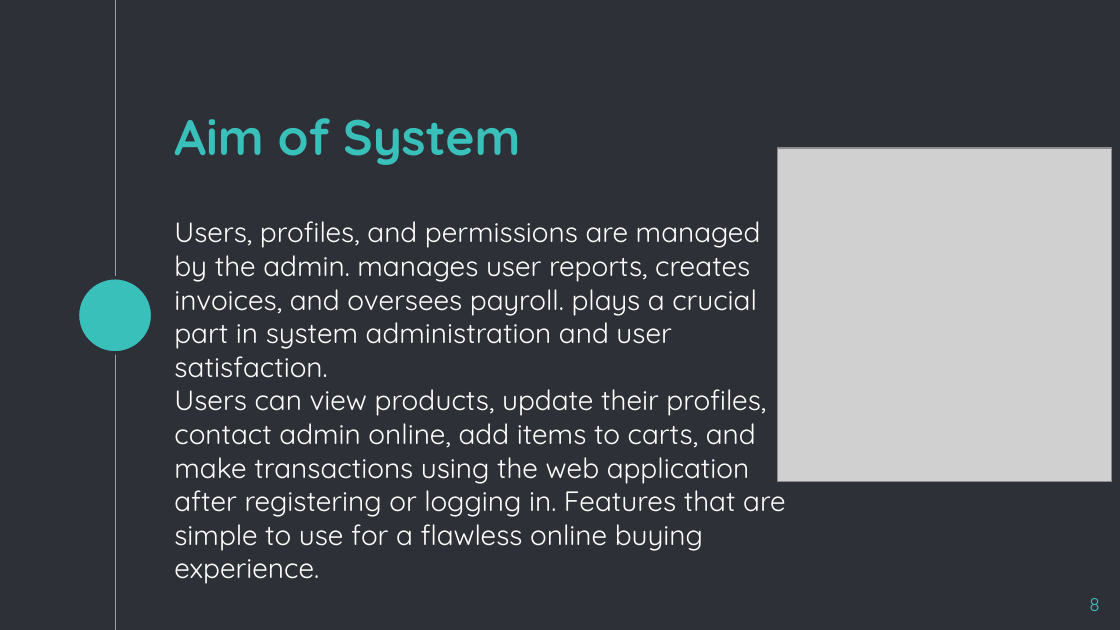
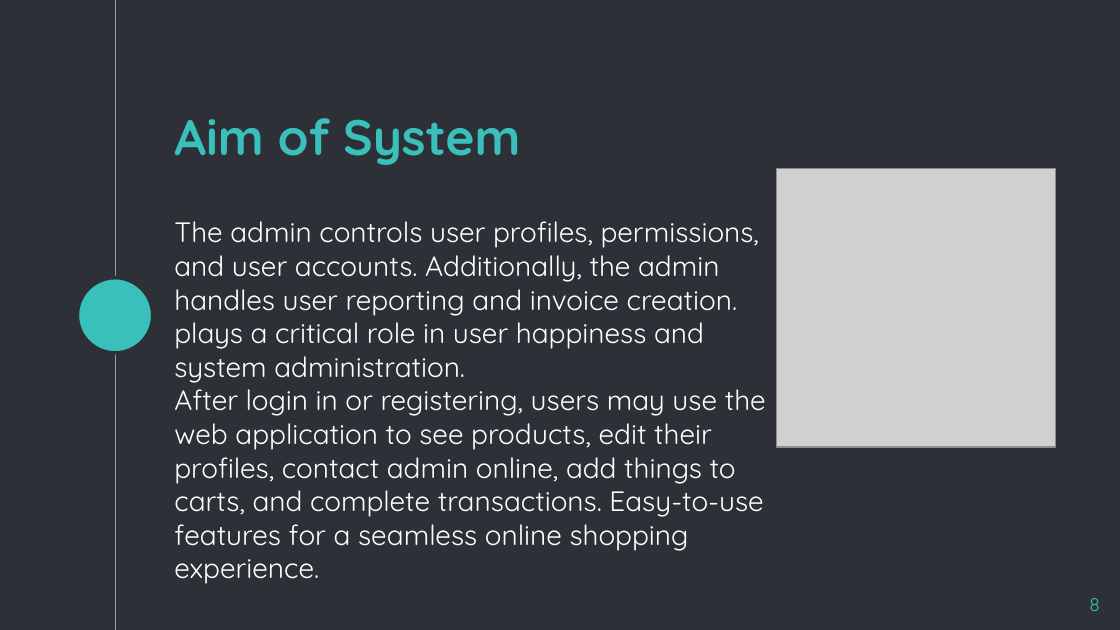
Before and after one commit to praptipatel18/Report, a slide deck: slide 8 of project.pptx. Drawn at 1120x630 pixels with LibreOffice and Linux fonts; fonts in the diff are those of the drawing; grey boxes stand for pictures; background and template pictures are left out. Boxes give left, top, right and bottom in pixels: in the first picture for what was removed or moved away, otherwise in the second. Text is boxed around its words. In the diff, an @@ line names an element or a change of style, - is before the commit and + after.

Commit message:
SQL changes

```diff
--- a/project.pptx
+++ b/project.pptx
@@ picture: place and size @@
-picture at [777, 148, 1111, 482]
+picture at [776, 168, 1055, 447]
@@ subtitle at [174, 221, 766, 584]: text changed @@
-Users, profiles, and permissions are managed by the admin. manages user reports, creates invoices, and oversees payroll. plays a crucial part in system administration and user satisfaction.
-Users can view products, update their profiles, contact admin online, add items to carts, and make transactions using the web application after registering or logging in. Features that are simple to use for a flawless online buying experience.
+The admin controls user profiles, permissions, and user accounts. Additionally, the admin handles user reporting and invoice creation. plays a critical role in user happiness and system administration.
+After login in or registering, users may use the web application to see products, edit their profiles, contact admin online, add things to carts, and complete transactions. Easy-to-use features for a seamless online shopping experience.
```
Also in this commit, not shown: 3 other slides changed, 1 slide added, 2 slides removed.
